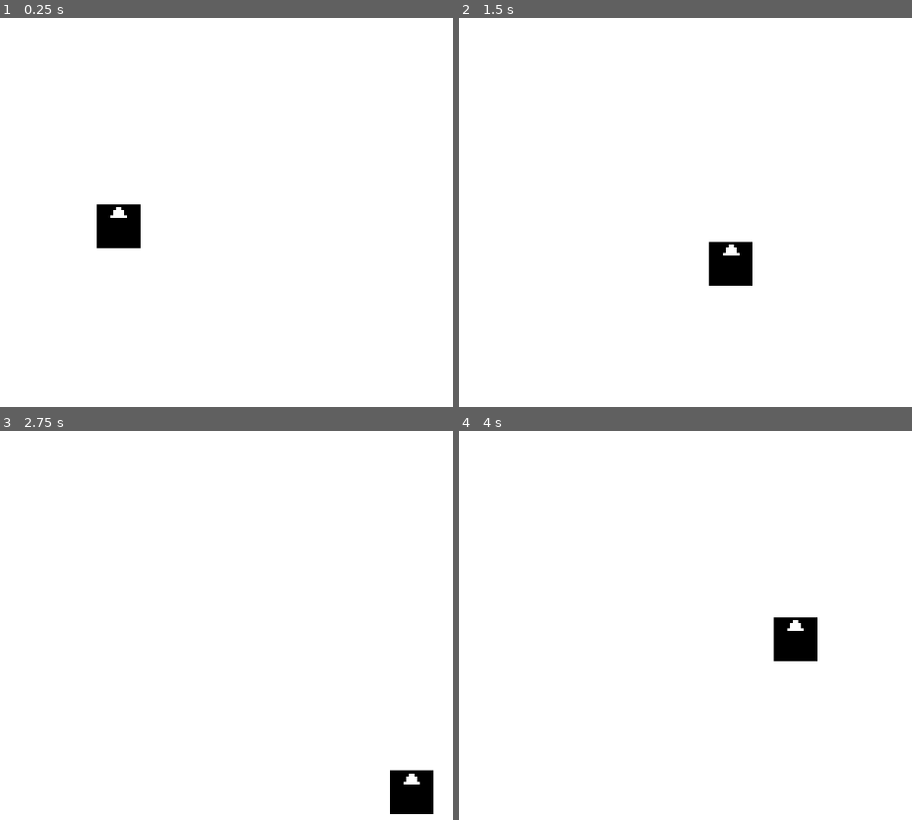
Above: before the commit, frames 1-4 (two rows, left to right).
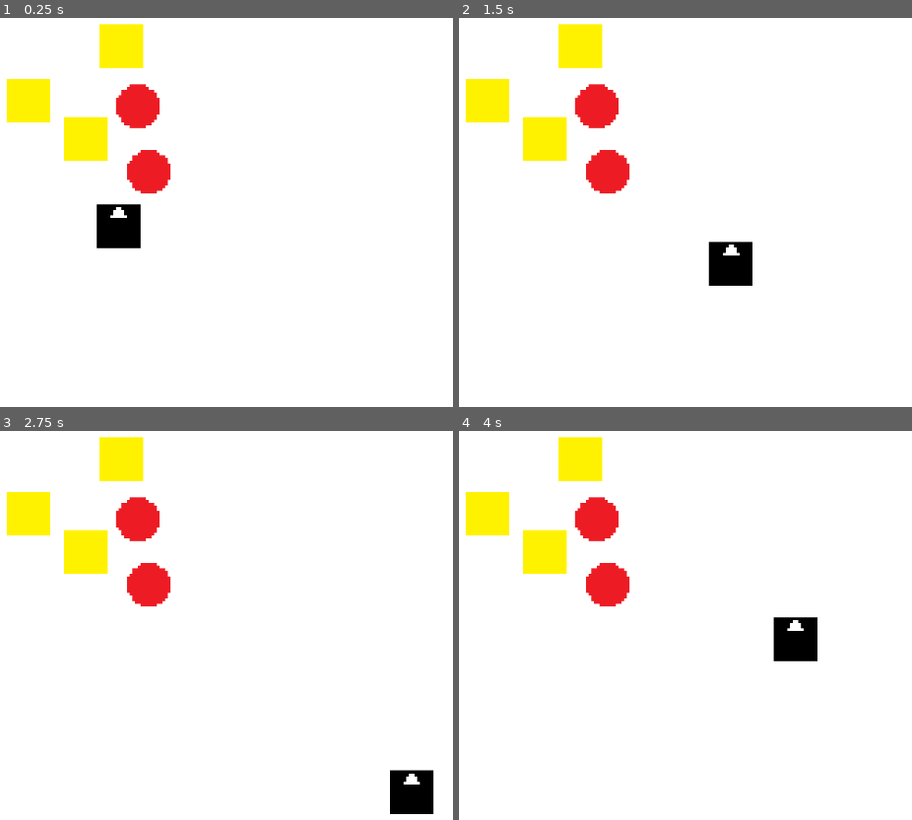
Above: after the commit, the same moments.

Repository: Marcin-Lach/javsc
Game: Godot game, scene res://main.tscn
Two runs of this game, one before a commit and one after it. Both use one fixed random seed, a clock stepped at 60 frames per second and the inputs below.
Inputs:
- Up to frame 1 (0.25 s): no input
- Up to frame 2 (1.5 s): tap Enter at 0.5 s; hold Right (right) 0.53-1.28 s; hold Down (down) from 1.28 s (still down)
- Up to frame 3 (2.75 s): release Down (down) at 2.03 s; hold Right (right) from 2.03 s (still down)
- Up to frame 4 (4 s): release Right (right) at 2.78 s; hold Up (up) 2.78-3.53 s; hold Left (left) from 3.53 s (still down)

The runs differ from the first frame. In frame 1, 5.1% of the frame differs, in the area x 1-38%, y 1-46%; in frame 2, 5.1%; in frame 3, 5.1%; in frame 4, 5.1%.

Commit message:
Added enemies for the Player to collide with
Red and yellow then came to be

Diff:
--- /dev/null
+++ b/src/Enemies/Renemy/renemy.tscn
@@ -0,0 +1,17 @@
+[gd_scene load_steps=3 format=3 uid="uid://cgg5pnivm85or"]
+
+[ext_resource type="Texture2D" uid="uid://p60rh5xrtjby" path="res://Enemies/Renemy/renemy-sprite.png" id="1_6pieb"]
+
+[sub_resource type="CircleShape2D" id="CircleShape2D_gpg7w"]
+radius = 8.0
+
+[node name="Renemy" type="RigidBody2D"]
+mass = 3.0
+gravity_scale = 0.0
+linear_damp = 5.0
+
+[node name="Sprite2D" type="Sprite2D" parent="."]
+texture = ExtResource("1_6pieb")
+
+[node name="CollisionShape2D" type="CollisionShape2D" parent="."]
+shape = SubResource("CircleShape2D_gpg7w")
--- /dev/null
+++ b/src/Enemies/Yenemy/yenemy.tscn
@@ -0,0 +1,16 @@
+[gd_scene load_steps=3 format=3 uid="uid://1r2d3lwajqyp"]
+
+[ext_resource type="Texture2D" uid="uid://c3flckni7e1qd" path="res://Enemies/Yenemy/yenemy-sprite.png" id="1_dwxek"]
+
+[sub_resource type="RectangleShape2D" id="RectangleShape2D_focwp"]
+size = Vector2(16, 16)
+
+[node name="Yenemy" type="RigidBody2D"]
+gravity_scale = 0.0
+linear_damp = 4.0
+
+[node name="Sprite2D" type="Sprite2D" parent="."]
+texture = ExtResource("1_dwxek")
+
+[node name="CollisionShape2D" type="CollisionShape2D" parent="."]
+shape = SubResource("RectangleShape2D_focwp")
--- a/src/main.tscn
+++ b/src/main.tscn
@@ -1,7 +1,9 @@
-[gd_scene load_steps=4 format=3 uid="uid://2e8hhgmk1ls3"]
+[gd_scene load_steps=6 format=3 uid="uid://dsdrfppncpd4h"]
 
-[ext_resource type="Texture2D" uid="uid://jrr7qxwty5og" path="res://player-sprite.png" id="1_j81ll"]
-[ext_resource type="Script" path="res://PlayerMovement.gd" id="1_k0icr"]
+[ext_resource type="Script" path="res://Player/PlayerMovement.gd" id="1_iupss"]
+[ext_resource type="Texture2D" uid="uid://jrr7qxwty5og" path="res://Player/player-sprite.png" id="2_06xwx"]
+[ext_resource type="PackedScene" uid="uid://cgg5pnivm85or" path="res://Enemies/Renemy/renemy.tscn" id="3_cg88r"]
+[ext_resource type="PackedScene" uid="uid://1r2d3lwajqyp" path="res://Enemies/Yenemy/yenemy.tscn" id="4_6bdir"]
 
 [sub_resource type="RectangleShape2D" id="RectangleShape2D_8su84"]
 size = Vector2(16, 16)
@@ -10,15 +12,33 @@
 
 [node name="Player" type="RigidBody2D" parent="."]
 gravity_scale = 0.0
+lock_rotation = true
 linear_damp = 15.0
-script = ExtResource("1_k0icr")
+script = ExtResource("1_iupss")
 
 [node name="CollisionShape2D" type="CollisionShape2D" parent="Player"]
 shape = SubResource("RectangleShape2D_8su84")
 debug_color = Color(0.117647, 0.615686, 0.576471, 0.407843)
 
 [node name="Sprite" type="Sprite2D" parent="Player"]
-texture = ExtResource("1_j81ll")
+texture = ExtResource("2_06xwx")
 
 [node name="Camera2D" type="Camera2D" parent="."]
 zoom = Vector2(4, 4)
+
+[node name="Renemy" parent="." instance=ExtResource("3_cg88r")]
+position = Vector2(11, -20)
+mass = 4.0
+
+[node name="Yenemy" parent="." instance=ExtResource("4_6bdir")]
+position = Vector2(-12, -32)
+mass = 10.0
+
+[node name="Renemy2" parent="." instance=ExtResource("3_cg88r")]
+position = Vector2(7, -44)
+
+[node name="Yenemy2" parent="." instance=ExtResource("4_6bdir")]
+position = Vector2(1, -66)
+
+[node name="Yenemy3" parent="." instance=ExtResource("4_6bdir")]
+position = Vector2(-33, -46)
Binary file added: src/Enemies/Renemy/renemy-sprite.png
Not shown, added: src/Enemies/Renemy/renemy-sprite.png.import
Binary file added: src/Enemies/Yenemy/yenemy-sprite.png
Not shown, added: src/Enemies/Yenemy/yenemy-sprite.png.import
Renamed: src/PlayerMovement.gd -> src/Player/PlayerMovement.gd
Renamed: src/player-sprite.png -> src/Player/player-sprite.png
Not shown, changed: src/Player/player-sprite.png.import
